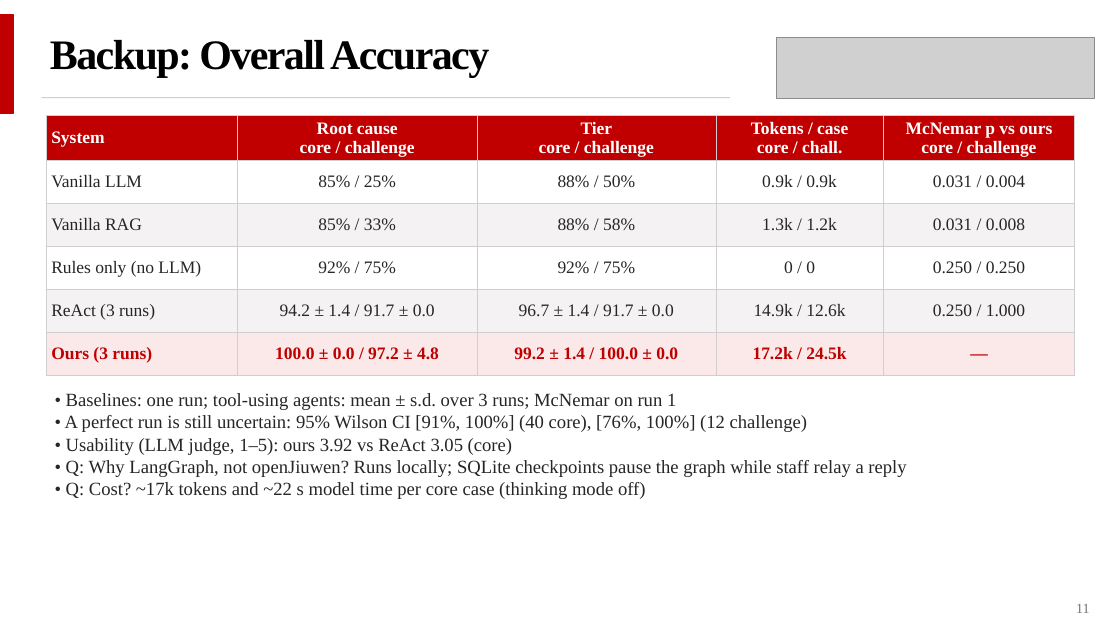
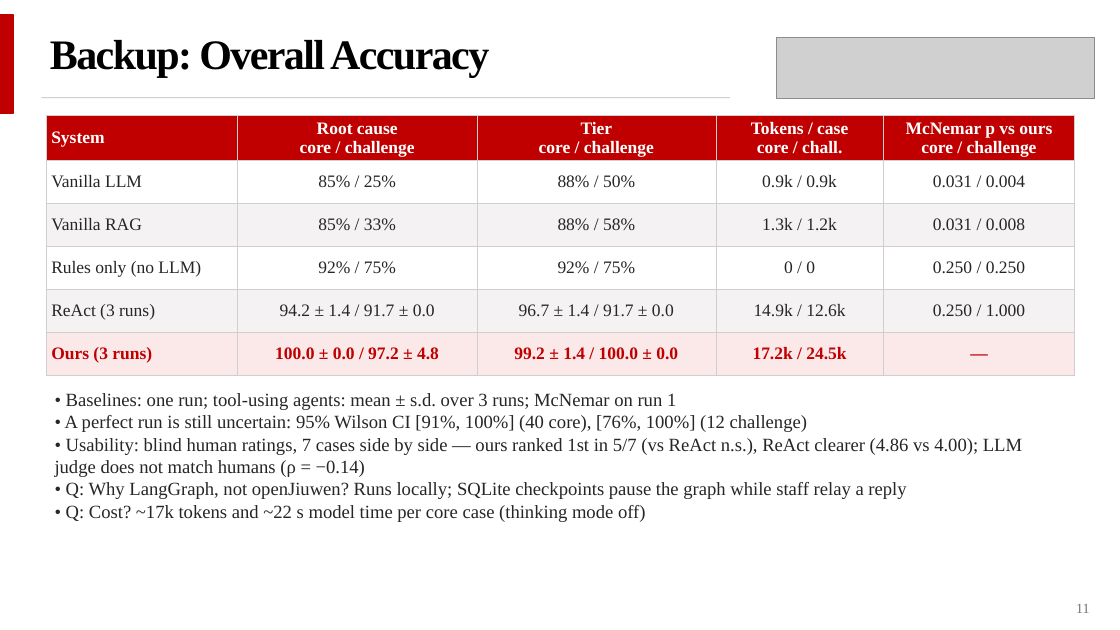
Before and after one commit to aadvancer/iot-agent, a slide deck: slide 11 of ai concept project/presentation/AI_Agent_IoT_presentation.pptx. Drawn at 1120x630 pixels with LibreOffice and Linux fonts; fonts in the diff are those of the drawing; grey boxes stand for pictures. Boxes give left, top, right and bottom in pixels: in the first picture for what was removed or moved away, otherwise in the second. Text is boxed around its words. In the diff, an @@ line names an element or a change of style, - is before the commit and + after.

```diff
--- a/ai concept project/presentation/AI_Agent_IoT_presentation.pptx
+++ b/ai concept project/presentation/AI_Agent_IoT_presentation.pptx
@@ text at (55, 438, 1022, 477): text changed @@
-• Usability (LLM judge, 1–5): ours 3.92 vs ReAct 3.05 (core)
+• Usability: blind human ratings, 7 cases side by side — ours ranked 1st in 5/7 (vs ReAct n.s.), ReAct clearer (4.86 vs 4.00); LLM judge does not match humans (ρ = −0.14)
```
Also in this commit, not shown: 2 other slides changed, 15 other files.
